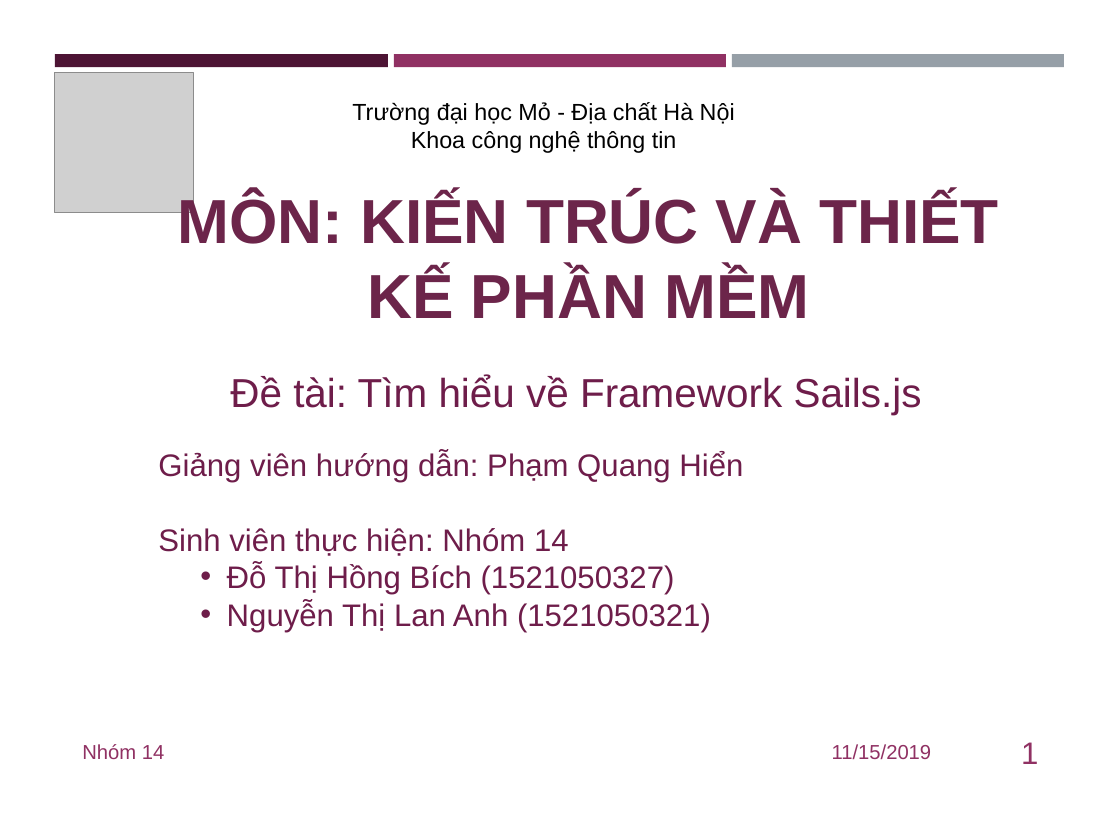
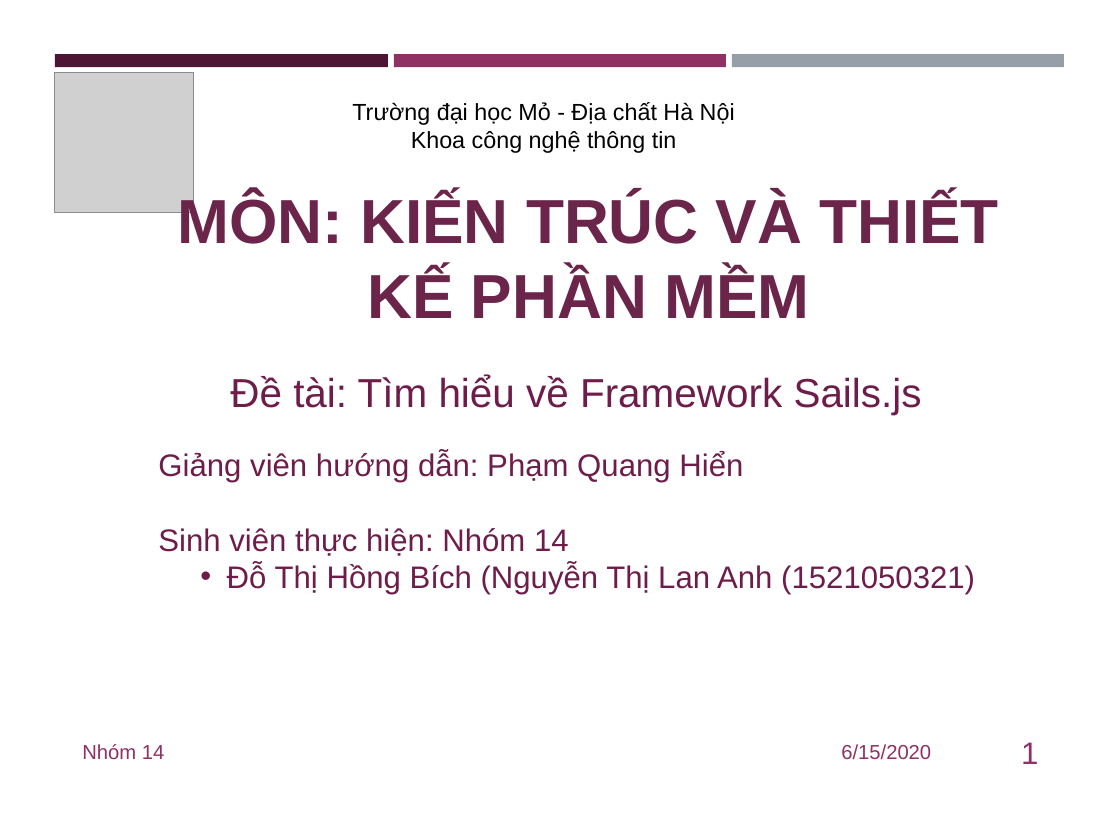
Before and after one commit to HongBichDo/Nhom14_Sails, a slide deck: slide 1 of KTVTKPM.pptx. Drawn at 1120x840 pixels with LibreOffice and Linux fonts; fonts in the diff are those of the drawing; grey boxes stand for pictures. Boxes give left, top, right and bottom in pixels: in the first picture for what was removed or moved away, otherwise in the second. Text is boxed around its words. In the diff, an @@ line names an element or a change of style, - is before the commit and + after.

```diff
--- a/KTVTKPM.pptx
+++ b/KTVTKPM.pptx
@@ text at <box>227,564,975,595</box>: text changed @@
-  • Đỗ Thị Hồng Bích (1521050327)
-  • Nguyễn Thị Lan Anh (1521050321)
+  • Đỗ Thị Hồng Bích (Nguyễn Thị Lan Anh (1521050321)
@@ text at <box>841,744,931,760</box>: text changed @@
-11/15/2019
+6/15/2020
```
Also in this commit, not shown: 18 other slides changed.
